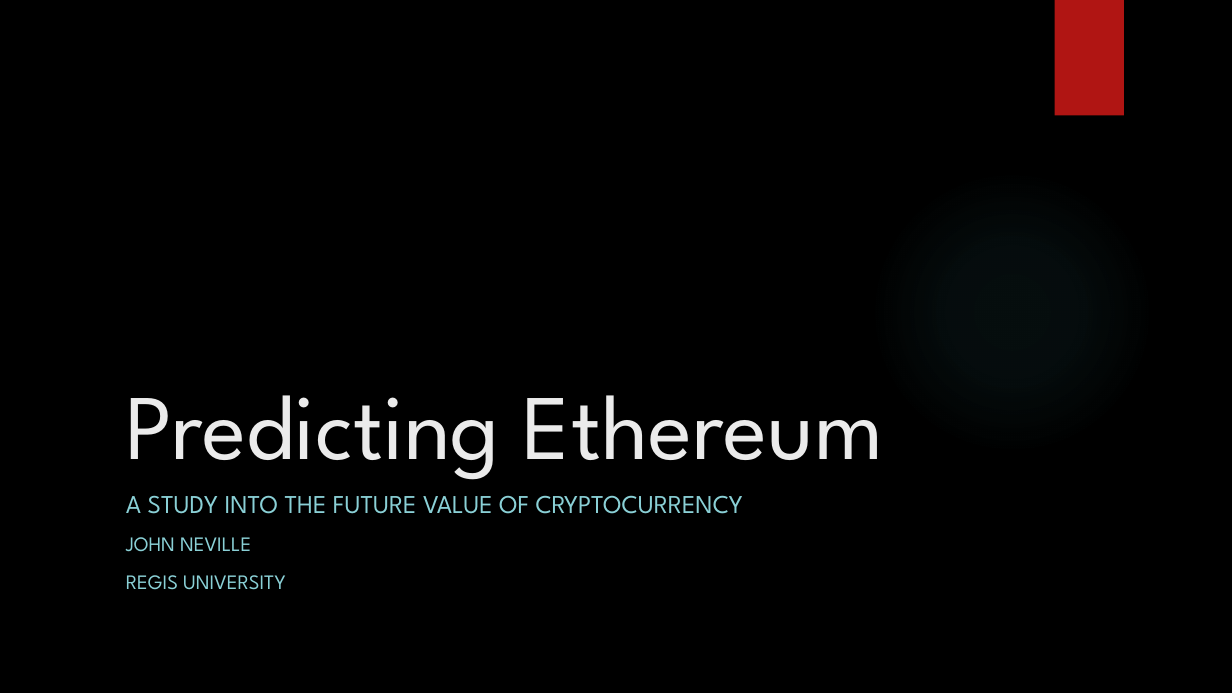
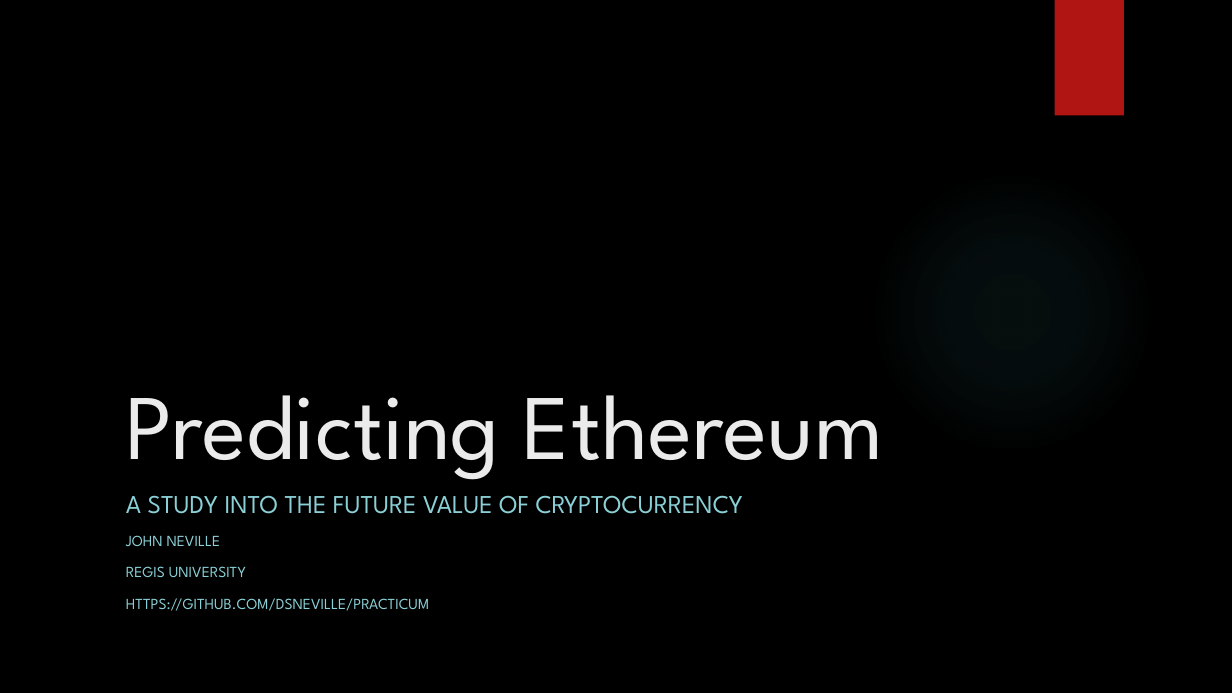
Before and after one commit to DSNeville/Practicum, a slide deck: slide 1 of Predicting Ethereum.pptx. Drawn at 1232x693 pixels with LibreOffice and Linux fonts; fonts in the diff are those of the drawing; background and template pictures are left out. Boxes give left, top, right and bottom in pixels: in the first picture for what was removed or moved away, otherwise in the second. Text is boxed around its words. In the diff, an @@ line names an element or a change of style, - is before the commit and + after.

```diff
--- a/Predicting Ethereum.pptx
+++ b/Predicting Ethereum.pptx
@@ subtitle at bbox=[126, 535, 246, 577]: size 16 to 12 pt in "JOHN NEVILLE", "REGIS UNIVERSITY" @@
@@ subtitle at bbox=[126, 598, 429, 611]: paragraph added @@
+HTTPS://GITHUB.COM/DSNEVILLE/PRACTICUM
```
Also in this commit, not shown: 3 other slides changed, 10 slides added, 3 slides removed, 4 other files.
